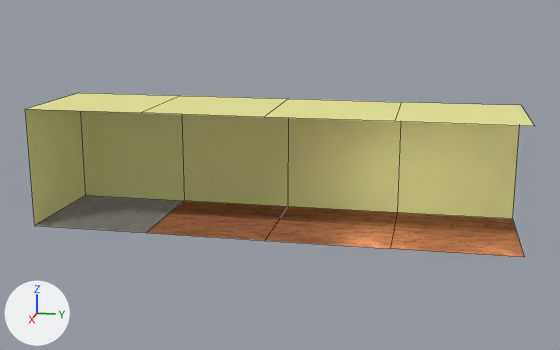
A saved change to the Blender file 01-Models/dm-room.blend.
The view is the same before and after, from a camera (50 mm lens) standing at (125.7, -1.6, 39.8) and looking at (2.2, -26.3, 9.0). The axes (+X, +Y, +Z) are drawn at lower left. The lights are the same throughout. Mesh edges are drawn as thin lines.
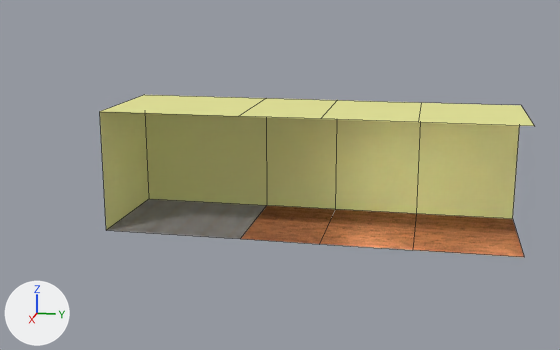
Diff of the bpy script that builds the scene:
```diff
--- a/01-Models/dm-room.blend.py
+++ b/01-Models/dm-room.blend.py
@@ me_cube @@
 me_cube.from_pydata(...)  # 20 vertices, 13 faces; spans x -1.0..1.0, y -1.0..1.0, z -1.0..1.0
 # used by ob_cube; location = (0.0, -27.2, 10.0); scale = (10.0, 40.0, 10.0)
+# me_cube part 1: all 4 vertices in x -1.0..1.0, y 0.5, z -1.0..1.0 are moved by (0.0, 0.09, 0.0)
+# me_cube part 2: all 4 vertices in x -1.0..1.0, y 0.0, z -1.0..1.0 are moved by (0.0, 0.22, 0.0)
+# me_cube part 3: all 4 vertices in x -1.0..1.0, y -1.0, z -1.0..1.0 are moved by (0.0, 0.32, 0.0)
+# me_cube part 4: all 4 vertices in x -1.0..1.0, y -0.5, z -1.0..1.0 are moved by (0.0, 0.4, 0.0)
 me_cube.materials.append(mat_tapete)
```

Changed parts and their boxes [x1, y1, x2, y2] in the pictures (560 x 350 px; the box of a moved part takes in the faces that stretch with it):
'Cube', reshaped (15% narrower): before [25, 93, 534, 257]; after [100, 95, 534, 257]
part 1 of me_cube, moved or reshaped: before [390, 102, 534, 257]; after [413, 103, 534, 257]
part 2 of me_cube, moved or reshaped: before [265, 99, 401, 249]; after [319, 100, 421, 250]
part 3 of me_cube, moved or reshaped: before [25, 109, 86, 225]; after [100, 112, 149, 230]
part 4 of me_cube, moved or reshaped: before [27, 93, 288, 241]; after [100, 95, 337, 244]
